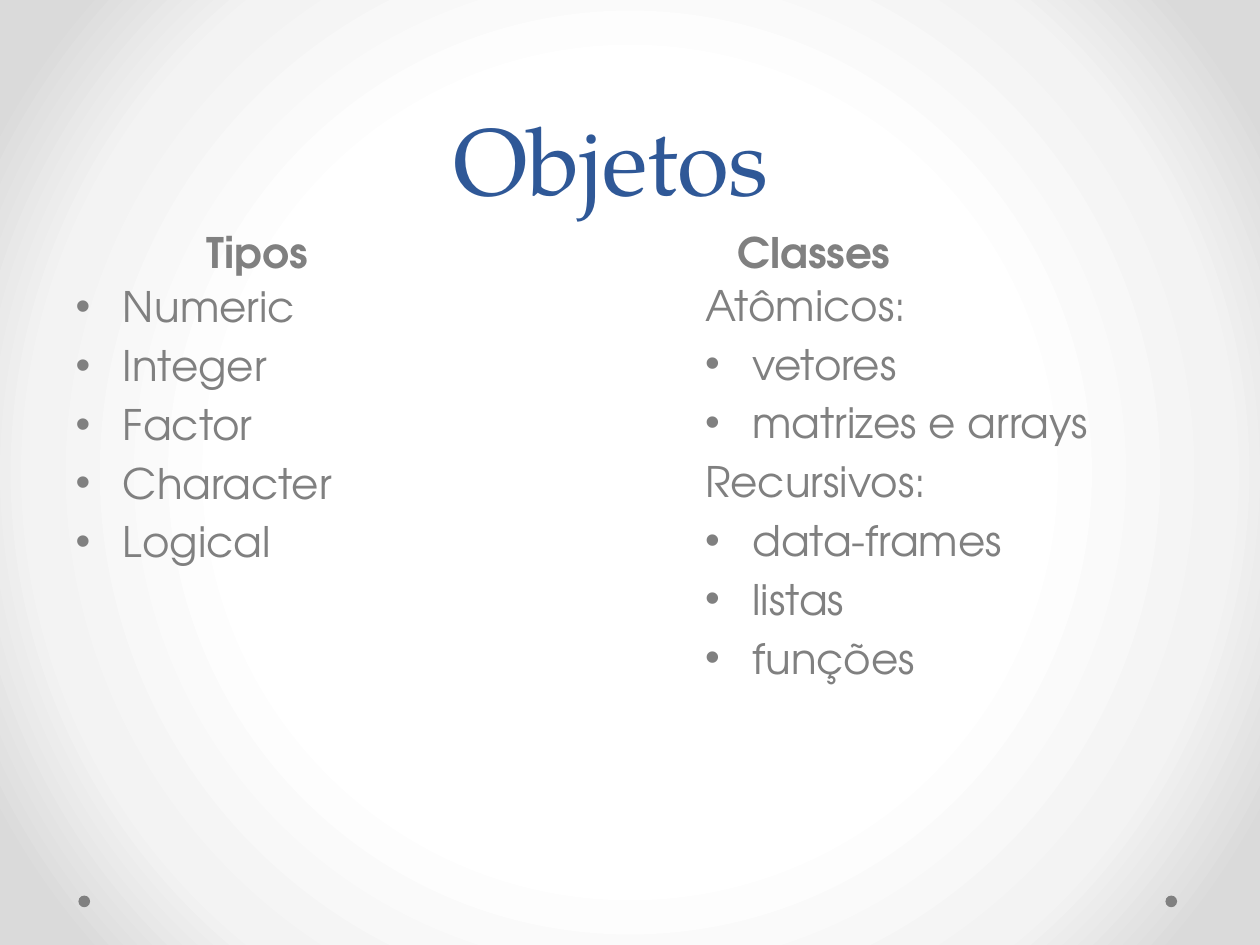
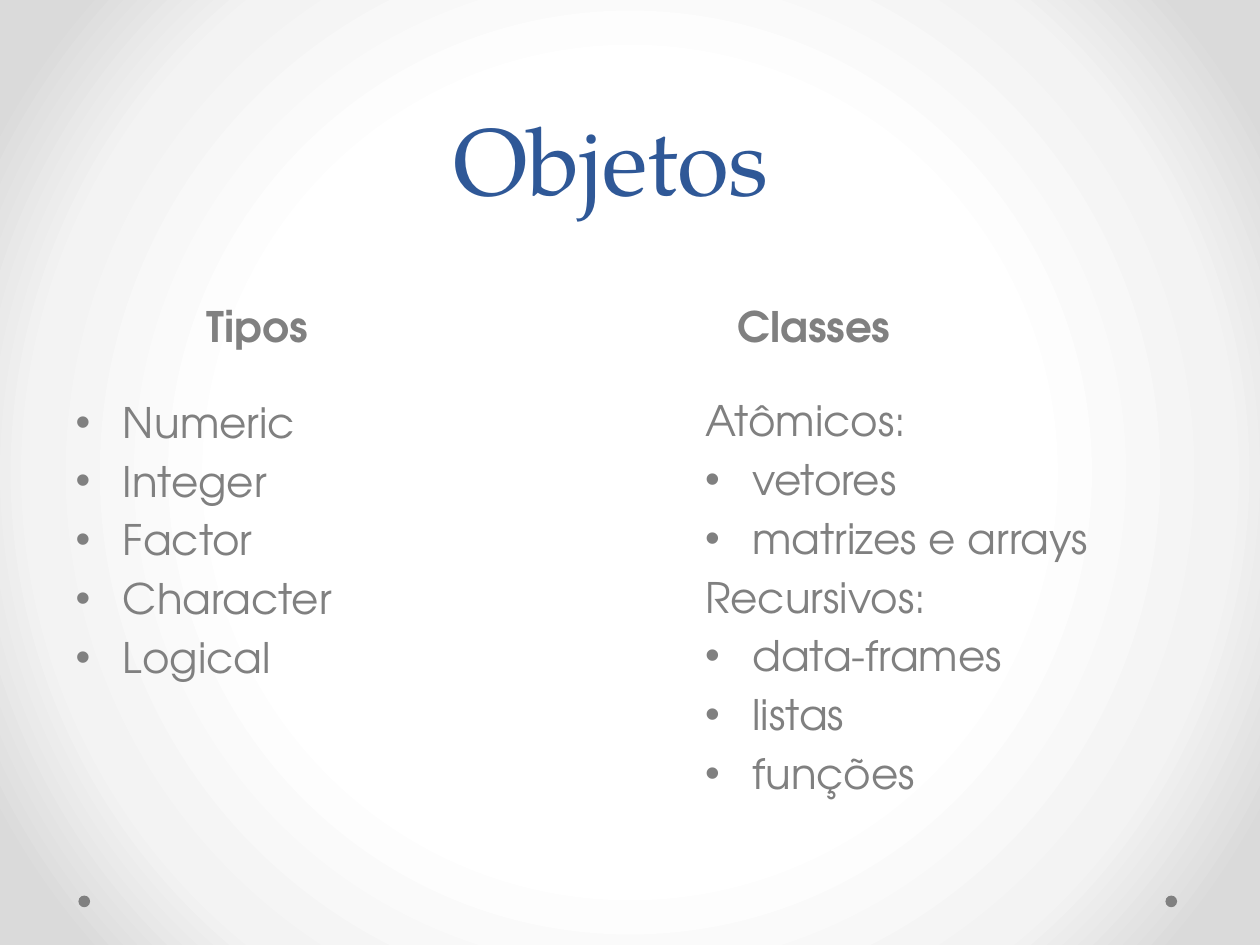
Before and after one commit to vanderfsouza/CursoR, a slide deck: slide 12 of Introdução ao R.pptx (slide 11 before the commit). Drawn at 1260x945 pixels with LibreOffice and Linux fonts; fonts in the diff are those of the drawing. Boxes give left, top, right and bottom in pixels: in the first picture for what was removed or moved away, otherwise in the second. Text is boxed around its words. In the diff, an @@ line names an element or a change of style, - is before the commit and + after.

```diff
--- a/Introdução ao R.pptx
+++ b/Introdução ao R.pptx
@@ text "Tipos": place and size @@
-text "Tipos" at bbox=[207, 236, 308, 276]
+text "Tipos" at bbox=[207, 310, 308, 350]
@@ text "Classes": place and size @@
-text "Classes" at bbox=[737, 236, 890, 269]
+text "Classes" at bbox=[737, 310, 890, 343]
@@ text "Atômicos:": place and size @@
-text "Atômicos:" at bbox=[705, 290, 1088, 685]
+text "Atômicos:" at bbox=[705, 405, 1088, 800]
@@ text "Numeric": place and size @@
-text "Numeric" at bbox=[123, 291, 332, 566]
+text "Numeric" at bbox=[123, 407, 332, 682]
```
Also in this commit, not shown: 6 other slides changed, 2 slides added, 1 slide removed, 1 other file.
